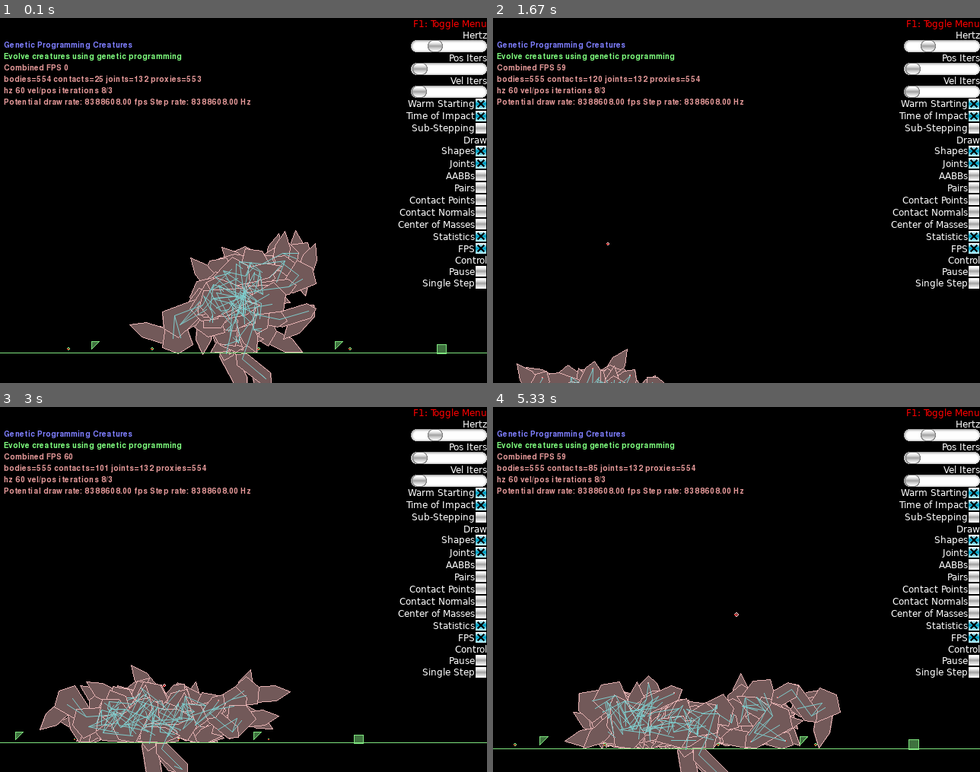
Above: before the commit, frames 1-4 (two rows, left to right).
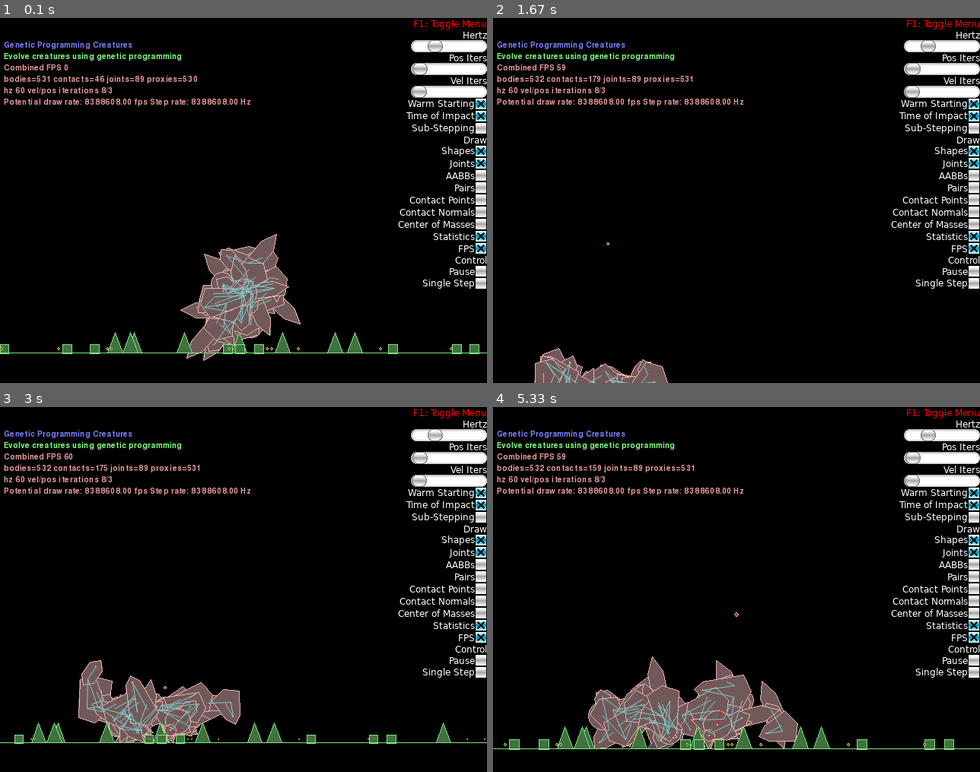
Above: after the commit, the same moments.

Repository: deniseklep/NC_creatures
Game: pygame game, started from main.py
The game is run twice, just before and just after one commit, with the same random seed, the same clock (stepped at 60 frames per second) and the same inputs.
Inputs (mouse positions are in pixels of both pictures, inside the frame that each line leads up to):
- Up to frame 1 (0.1 s): no input
- Up to frame 2 (1.67 s): click (736, 200) at 0.38 s; hold Right 0.67-1.13 s; tap Space at 0.73, 1.03, 1.28, 1.62 s; tap Z at 0.82 s; hold Up 1.22-1.52 s; tap X at 1.37 s; hold Right from 1.55 s (still down)
- Up to frame 3 (3 s): tap Space at 1.92, 2.12, 2.42, 2.68 s; release Right at 2.02 s; hold Left 2.05-2.58 s; tap Z at 2.2 s; hold Down 2.62-2.92 s; tap X at 2.77 s; hold Left from 2.95 s (still down)
- Up to frame 4 (5.33 s): tap Space at 3.02, 3.32, 3.45, 3.85, 4.15, 4.52, 4.92, 5.22 s; release Left at 3.35 s; hold Up 3.38-3.75 s; tap Z at 3.53, 5 s; hold Right 3.78-4.42 s; tap X at 3.93 s; hold Down 4.45-4.82 s; hold Left 4.85-5.32 s

The runs differ from the first frame. In frame 1, 7.2% of the frame differs, in the area x 0-99%, y 15-100%; in frame 2, 1.6%; in frame 3, 6.7%; in frame 4, 7.2%.

Commit message:
wheel + improvements

Diff:
--- a/main.py
+++ b/main.py
@@ -13,9 +13,9 @@
 
     # Evolution parameters:
     max_simulation_time = 30.
-    population_size = 20
+    population_size = 40
     max_depth = 5
-    terminal_set = ['E']
+    terminal_set = ['E', 'W']
     function_set = ['L', 'S']
 
     #part ranges
@@ -29,7 +29,8 @@
 
         self.primitive_set = {'L': self.create_arm,
                               'E': self.create_endpoint,
-                              'S': self.create_split}
+                              'S': self.create_split,
+                              'W': self.create_wheel}
 
         self.creatures = []
         self.simulation_time = 0
@@ -63,16 +64,16 @@
             shape=b2CircleShape(radius=0.2), #small
             density=1)
         self.triangle = b2FixtureDef(
-            shape=b2PolygonShape(vertices=[(0,0),(1,1),(0,1)]), #middle
+            shape=b2PolygonShape(vertices=[(0,-0.5),(1,2.2),(2,-0.5)]), #middle
             density=1)
 
         # Randomly generated obstacle shapes and distances
         obstacle_set = [self.box, self.circle, self.triangle]
         self.obstacles = []
-        for i in range(self.obstacle_count):
+        for i in np.random.uniform(-50, 1000, self.obstacle_count):
             obstacle = self.world.CreateStaticBody(
                 fixtures=random.choice(obstacle_set),
-                position=(-40 + np.int(np.random.choice(40, 1).squeeze()) * i, 0.5))
+                position=(i, 0.5))
             self.obstacles.append(obstacle)
 
         # Create initial population
@@ -125,14 +126,14 @@
             # Randomly generated obstacle shapes and distances
             obstacle_set = [self.box, self.circle, self.triangle]
             self.obstacles = []
-            for i in range(self.obstacle_count):
+            for i in np.random.uniform(-50, 1000, self.obstacle_count):
                 obstacle = self.world.CreateStaticBody(
                     fixtures=random.choice(obstacle_set),
-                    position=(-40 + np.int(np.random.choice(40, 1).squeeze()) * i, 0.5))
+                    position=(i, 0.5))
                 self.obstacles.append(obstacle)
 
             self.generation += 1
-            best_creatures = self.select_best_creatures(self.creatures)
+            best_creatures = self.select_best_creatures(self.creatures, 4)
             best_graphs = [creature.graph for creature in best_creatures]
             new_graphs = self.evolve_creatures(best_graphs, self.population_size)
             new_population = [self.creature_from_graph(graph) for graph in new_graphs]
@@ -283,7 +284,7 @@
     def create_random_subgraph(self, root, parent, graph):
         # Continue mutated graph from the parent of the deleted node downward
 
-        anchor_set = {'L': 1, 'E': 0, 'S': 2, 'R': 1}
+        anchor_set = {'L': 1, 'E': 0, 'S': 2, 'R': 1, 'W': 0}
         # openlist = [root] # add parent of tbmut to openlist as root node
 
         prefix = root[0]
@@ -501,6 +502,33 @@
             self.world.DestroyBody(body)
 
         return body, anchors, self.encode_part('E', angle, speed, length, graph_code)
+
+
+    def create_wheel(self, anchor, connected, graph_code, angle=0, speed=5, length=2):
+
+        body = self.world.CreateDynamicBody(
+            position=anchor,
+            angle=angle * b2_pi / 180,
+            angularDamping=10,
+            fixtures=b2FixtureDef(
+                shape=b2CircleShape(radius=0.5+length/3),
+                groupIndex=-1,
+                density=1),
+        )
+
+        # define joints
+        anchors = []
+
+        motorJoint = self.world.CreateRevoluteJoint(
+            bodyA=body,
+            bodyB=connected,
+            anchor=anchor,
+            collideConnected=False,
+            motorSpeed=speed,
+            maxMotorTorque=5000,
+            enableMotor=self.motorOn)
+
+        return body, anchors, self.encode_part('W', angle, speed, length, graph_code)
 
 
     def create_prototype(self):
@@ -545,7 +573,7 @@
 
     def get_fitness(self):
         # return x coordinate of root as fitness value
-        return max(self.body[0].position.x, 0)
+        return max(self.body[0].position.x, 0)**2
 
     def update(self, timestep):
         self.time_alive += timestep
